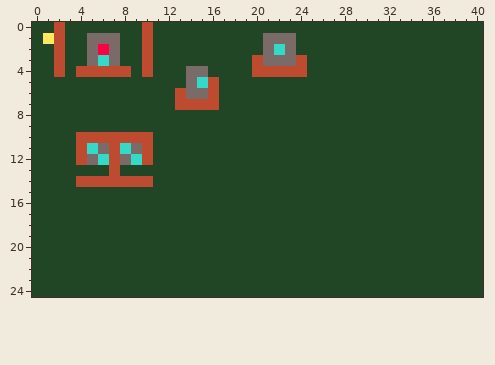
Pixel-art sprite: data/level/simplified/level_1/tiles-int.png. This is how it looked before the edit.
The file is 41x25 pixels.
After:
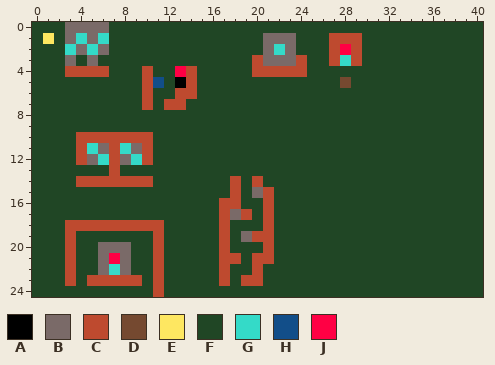
Palette (. is transparent): A #000000  B #7a6a68  C #be4a2f  D #754930  E #fee761  F #204625  G #34dac8  H #124e89  J #ff0044
From old to new:
y 0: x 2..6 CFFFF -> FBBBB; x 10 C -> F
y 1: x 2..4 CFF -> FBG; x 6..7 BB -> GF; x 10 C -> F; x 27..29 FFF -> CCC
y 2: x 2..7 CFFBJB -> FGBGBF; x 10 C -> F; x 27..29 FFF -> CJC
y 3: x 2..3 CF -> FB; x 6..7 GB -> FF; x 10 C -> F; x 27..29 FFF -> CGC
y 4: x 2..3 CF -> FC; x 7..8 CC -> FF; x 13..15 FBB -> JCF
y 5: x 10..11 FF -> CH; x 13..16 FBGC -> ACFF; x 28 F -> D
y 6: x 10 F -> C; x 14..16 BBC -> CFF
y 7: x 10 F -> C; x 12 F -> C; x 14..16 CCC -> FFF
y 14: x 18 F -> C; x 20 F -> C
y 15: x 18 F -> C; x 20..21 FF -> BC
y 16: x 17..18 FF -> CC; x 21 F -> C
y 17: x 17..19 FFF -> CBC; x 21 F -> C
y 18: x 3..11 FFFFFFFFF -> CCCCCCCCC; x 17 F -> C; x 21 F -> C
y 19: x 3 F -> C; x 11 F -> C; x 17 F -> C; x 19..21 FFF -> BCC
y 20: x 3 F -> C; x 6..8 FFF -> BBB; x 11 F -> C; x 17 F -> C; x 21 F -> C
y 21: x 3 F -> C; x 6..8 FFF -> BJB; x 11 F -> C; x 17..18 FF -> CC; x 20..21 FF -> CC
y 22: x 3 F -> C; x 6..8 FFF -> BGB; x 11 F -> C; x 17 F -> C; x 20 F -> C
y 23: x 3 F -> C; x 5..9 FFFFF -> CCCCC; x 11 F -> C; x 17 F -> C; x 19..20 FF -> CC
y 24: x 11 F -> C
Pixel boxes of the changes (left, top, right, bottom) in both pictures:
changed: (54, 22, 219, 110)
changed: (329, 33, 362, 88)
changed: (219, 176, 274, 286)
changed: (65, 220, 164, 297)
